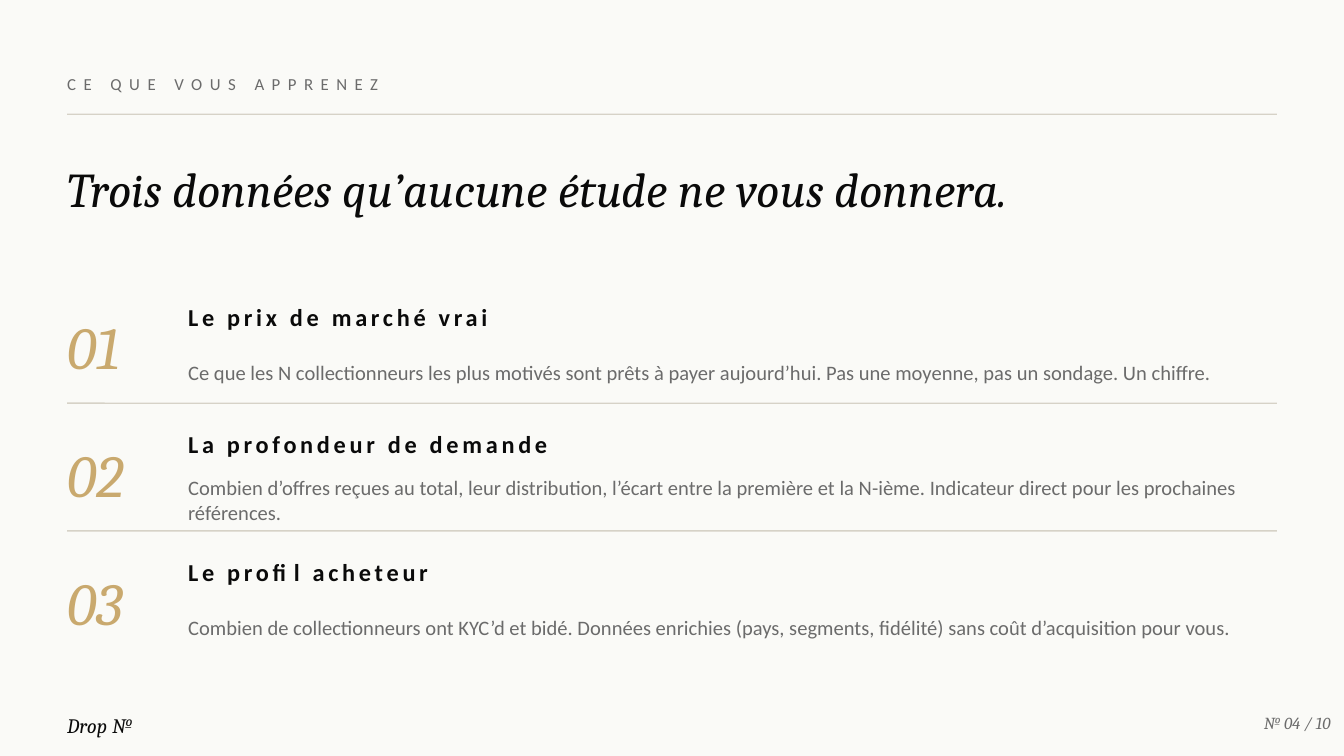
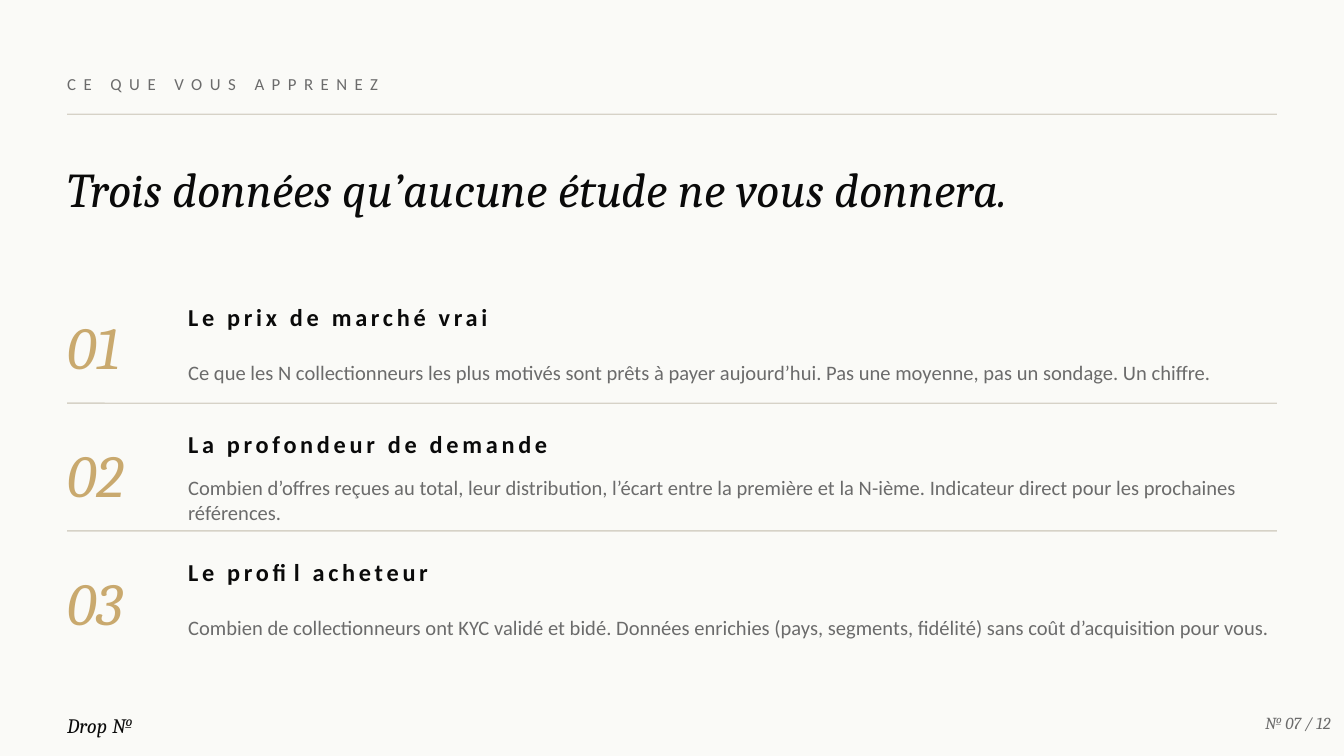
Before and after one commit to RaphVIBE/DropNo, a slide deck: slide 7 of decks/drop-no-presentation-marques.pptx (slide 4 before the commit). Drawn at 1344x756 pixels with LibreOffice and Linux fonts; fonts in the diff are those of the drawing. Boxes give left, top, right and bottom in pixels: in the first picture for what was removed or moved away, otherwise in the second. Text is boxed around its words. In the diff, an @@ line names an element or a change of style, - is before the commit and + after.

```diff
--- a/decks/drop-no-presentation-marques.pptx
+++ b/decks/drop-no-presentation-marques.pptx
@@ text at (188, 620, 1268, 639): text changed @@
-Combien de collectionneurs ont KYC’d et bidé. Données enrichies (pays, segments, fidélité) sans coût d’acquisition pour vous.
+Combien de collectionneurs ont KYC validé et bidé. Données enrichies (pays, segments, fidélité) sans coût d’acquisition pour vous.
@@ text at (1265, 718, 1330, 729): text changed @@
-№ 04 / 10
+№ 07 / 12
```
Also in this commit, not shown: 8 other slides changed, 3 slides added, 1 slide removed, 13 other files.
